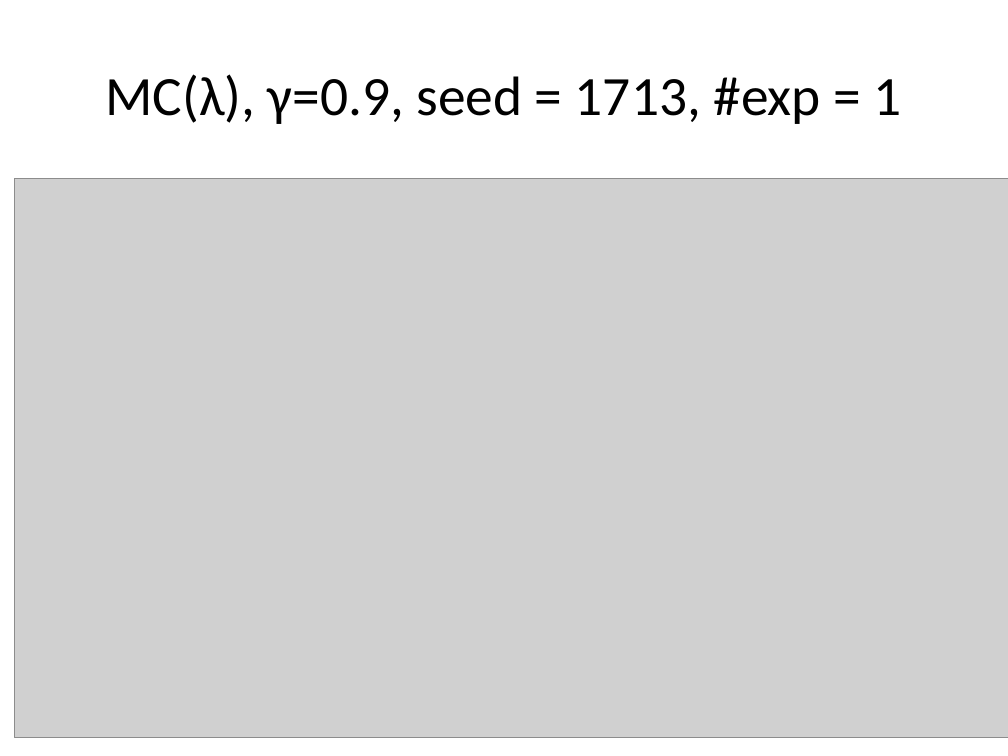
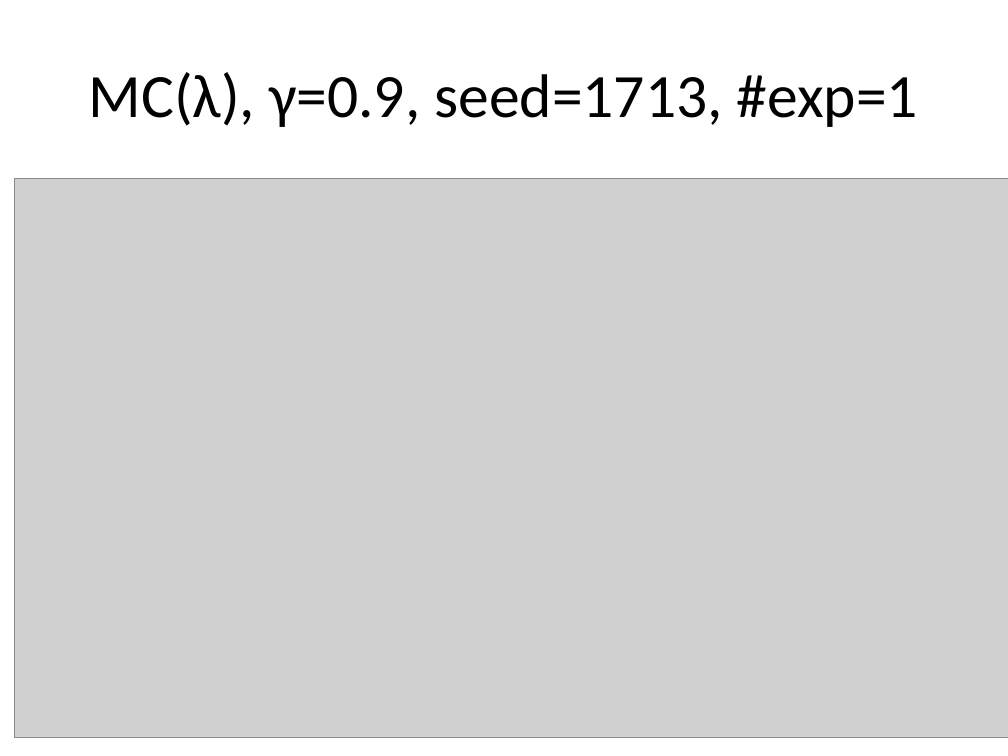
Before and after one commit to mastropi/RL, a slide deck: slide 8 of RL-001-MemoryManagement/results/202004Apr17-TestsTDLambdaMCLamba-1DGridworld.pptx. Drawn at 1008x756 pixels with LibreOffice and Linux fonts; fonts in the diff are those of the drawing; grey boxes stand for pictures. Boxes give left, top, right and bottom in pixels: in the first picture for what was removed or moved away, otherwise in the second. Text is boxed around its words. In the diff, an @@ line names an element or a change of style, - is before the commit and + after.

```diff
--- a/RL-001-MemoryManagement/results/202004Apr17-TestsTDLambdaMCLamba-1DGridworld.pptx
+++ b/RL-001-MemoryManagement/results/202004Apr17-TestsTDLambdaMCLamba-1DGridworld.pptx
@@ title at [89, 72, 918, 127]: text changed; size 39.6 to 44 pt @@
-MC(λ), γ=0.9, seed = 1713, #exp = 1
+MC(λ), γ=0.9, seed=1713, #exp=1
```
Also in this commit, not shown: 9 other slides changed, 4 slides added, 7 other files.
